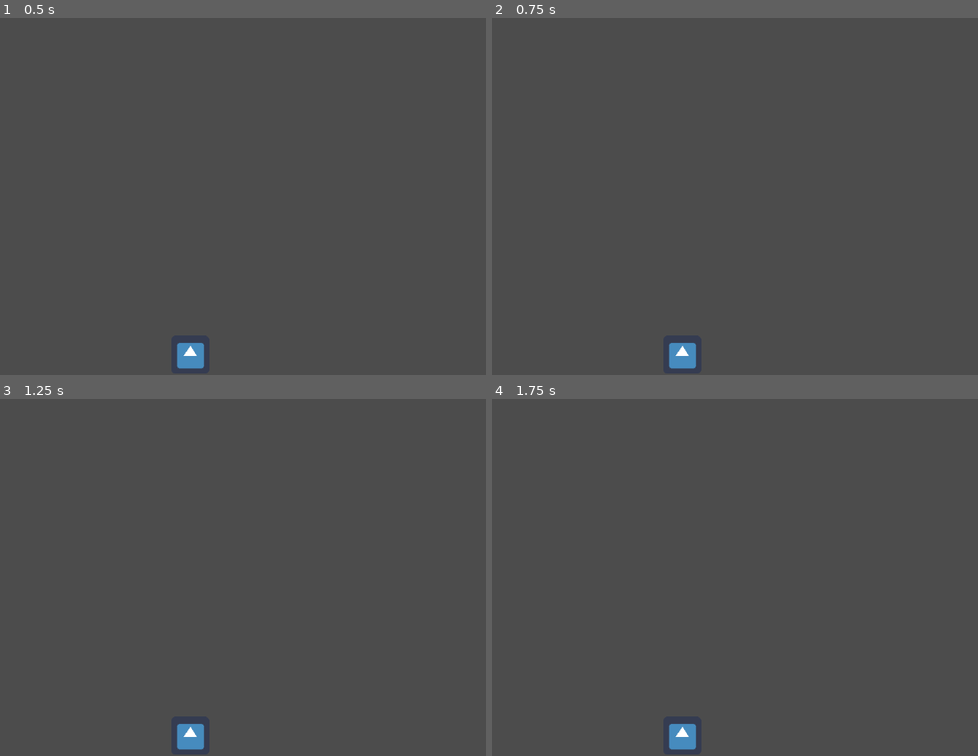
Above: before the commit, frames 1-4 (two rows, left to right).
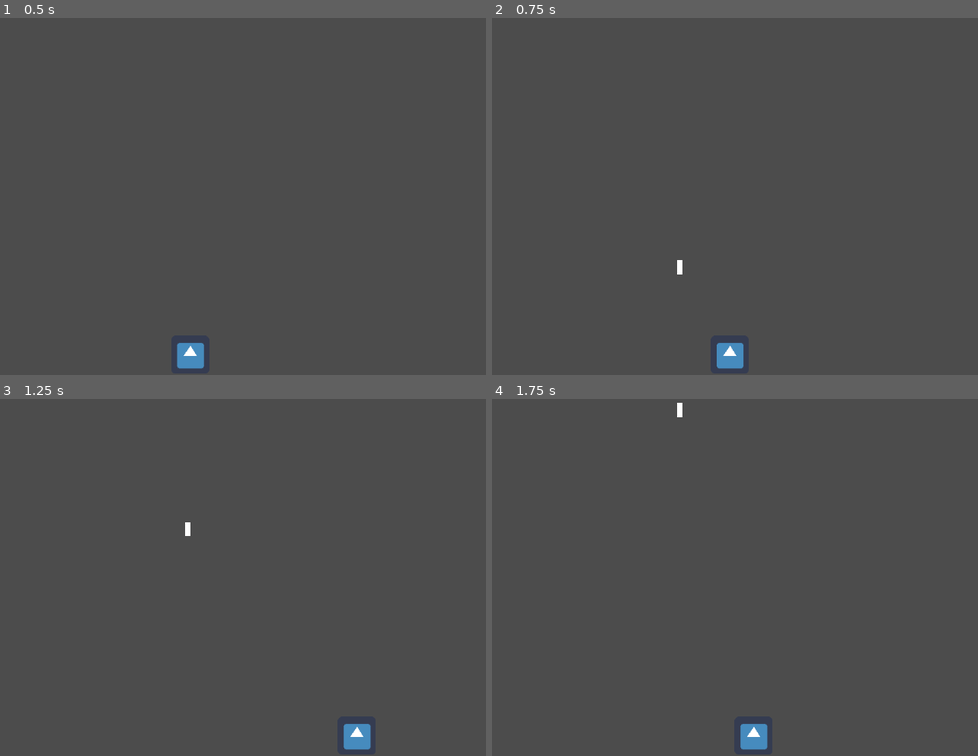
Above: after the commit, the same moments.

Repository: Santyru-C/space-invaders-clone
Game: Godot game, scene res://scenes/actors/player/Player.tscn
The game is run twice, just before and just after one commit, with the same random seed, the same clock (stepped at 60 frames per second) and the same inputs. This scene is started directly instead of the project's main scene. The engine's default icon, where the game draws it, is replaced by a stand-in: a white triangle on a blue panel in a dark square.
Inputs:
- Up to frame 1 (0.5 s): no input
- Up to frame 2 (0.75 s): tap Enter (ui_accept) at 0.5, 0.6 s; hold Right (ui_right) from 0.53 s (still down)
- Up to frame 3 (1.25 s): keep holding Right (ui_right); tap Enter (ui_accept) at 0.77, 1.07 s
- Up to frame 4 (1.75 s): release Right (ui_right) at 1.28 s; hold Left (ui_left) from 1.28 s (still down); tap Enter (ui_accept) at 1.35, 1.52 s

Frame 1 is identical in both runs. In frame 2, 0.8% of the frame differs, in the area x 36-52%, y 67-99%; in frame 3, 0.9%; in frame 4, 0.9%, in the area x 36-57%, y 1-99%.
Error before the commit: Parse Error: Can't preload resource at path: res://scenes/actors/player/Proyectile.tscn (res://scenes/actors/player/Player.gd:4)

Commit message:
edit scenes

Diff:
--- a/project/scenes/Proyectile.tscn
+++ b/project/scenes/Proyectile.tscn
@@ -3,7 +3,7 @@
 [ext_resource path="res://scenes/Proyectile.gd" type="Script" id=1]
 
 [sub_resource type="RectangleShape2D" id=1]
-extents = Vector2( 8, 16 )
+extents = Vector2( 4, 12 )
 
 [node name="Proyectile" type="Area2D"]
 script = ExtResource( 1 )
@@ -14,8 +14,11 @@
 [node name="Sprite" type="Sprite" parent="."]
 
 [node name="CollisionShape2D" type="CollisionShape2D" parent="."]
+position = Vector2( 4, 4 )
 shape = SubResource( 1 )
 
 [node name="VisibilityNotifier2D" type="VisibilityNotifier2D" parent="."]
+position = Vector2( 4, 4 )
+scale = Vector2( 0.4, 1.2 )
 
 [connection signal="screen_exited" from="VisibilityNotifier2D" to="." method="_on_VisibilityNotifier2D_screen_exited"]
--- a/project/scenes/actors/enemies/Enemy.tscn
+++ b/project/scenes/actors/enemies/Enemy.tscn
@@ -1,8 +1,11 @@
-[gd_scene load_steps=2 format=2]
+[gd_scene load_steps=3 format=2]
+
+[ext_resource path="res://scenes/actors/enemies/Enemy.gd" type="Script" id=1]
 
 [sub_resource type="RectangleShape2D" id=1]
 
 [node name="Enemy" type="KinematicBody2D"]
+script = ExtResource( 1 )
 
 [node name="EnemySprite" type="Sprite" parent="."]
 scale = Vector2( 20, 20 )
--- a/project/scenes/actors/player/Bullet.tscn
+++ b/project/scenes/actors/player/Bullet.tscn
@@ -10,10 +10,13 @@
 proyectile_speed = -400
 
 [node name="Sprite" parent="." index="0"]
-position = Vector2( 0, 4.76837e-07 )
-scale = Vector2( 16, 32 )
+position = Vector2( -4, -4 )
+scale = Vector2( 8, 24 )
 texture = ExtResource( 1 )
 
+[node name="CollisionShape2D" parent="." index="1"]
+position = Vector2( -4, -4 )
+
 [node name="VisibilityNotifier2D" parent="." index="2"]
-position = Vector2( 0, 2.38419e-07 )
-scale = Vector2( 0.8, 1.6 )
+position = Vector2( -4, -4 )
+scale = Vector2( 0.4, 1.2 )
--- a/project/scenes/actors/player/Player.gd
+++ b/project/scenes/actors/player/Player.gd
@@ -1,7 +1,7 @@
 extends KinematicBody2D
 
 export(int) var speed = 400
-var bullet_scene = preload("res://scenes/actors/player/Proyectile.tscn")
+var bullet_scene = preload("res://scenes/actors/player/Bullet.tscn")
 
 var lifes = 3
 var direction = Vector2()
@@ -19,7 +19,7 @@
 	if Input.is_action_pressed("ui_left"):
 		direction.x = -1
 	if Input.is_action_just_pressed("ui_accept"):
-		if !get_parent().has_node("Proyectile"):
+		if !get_parent().has_node("Bullet"):
 			shoot()
 
 func _ready():
